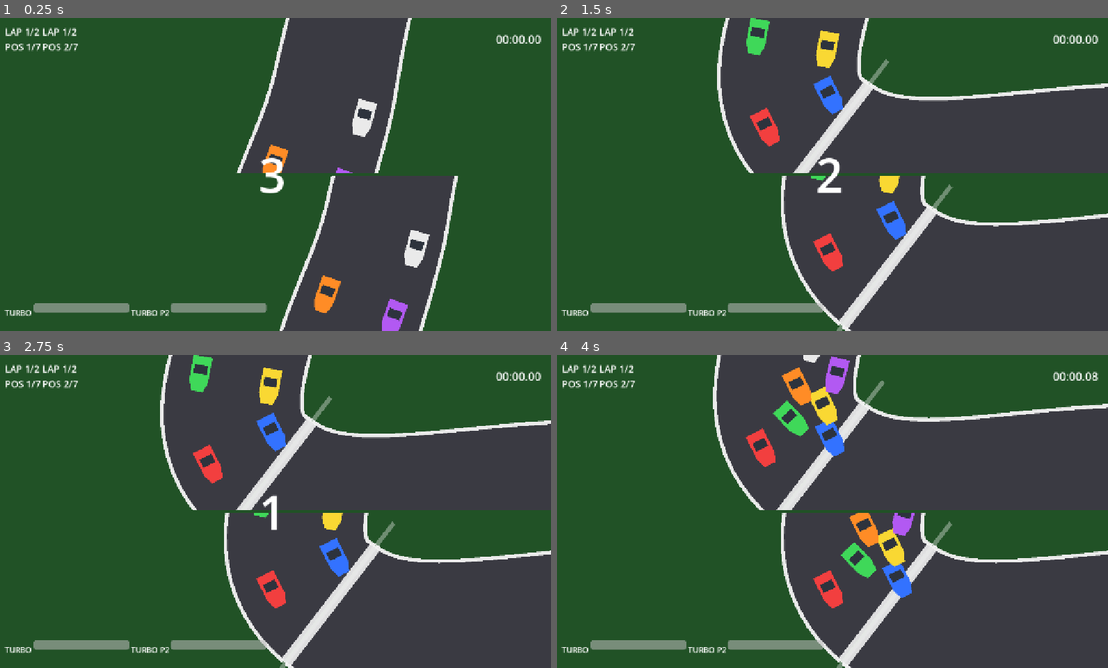
Above: before the commit, frames 1-4 (two rows, left to right).
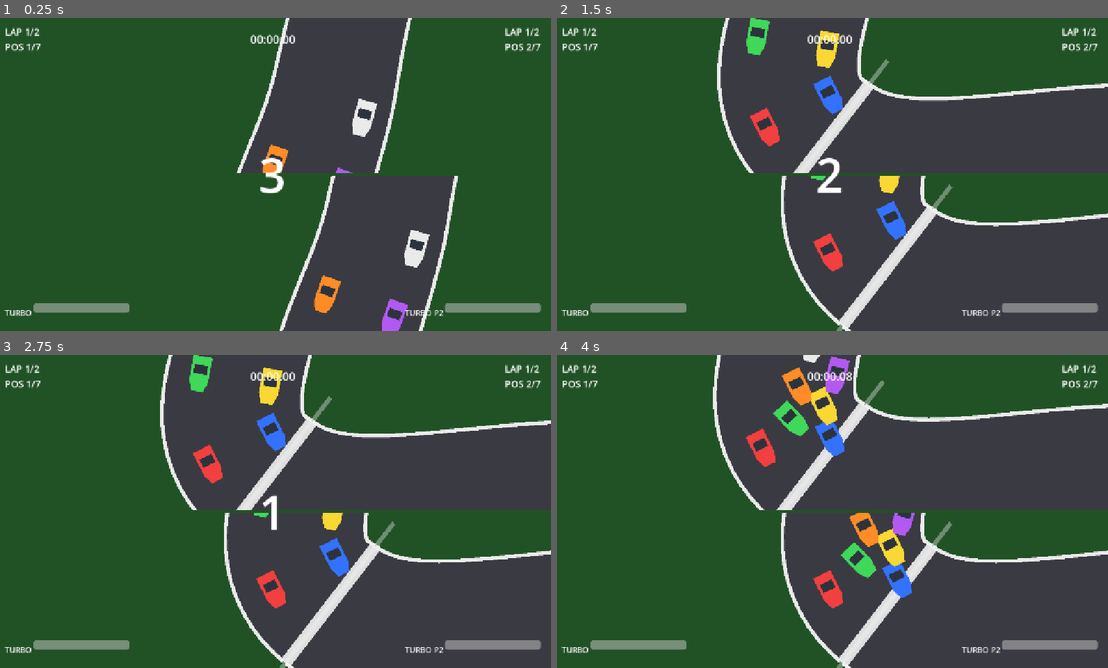
Above: after the commit, the same moments.

Repository: kalyzet/split-race
Game: Godot game, scene res://tests/race_probe.tscn
Same seed, same stepped clock (60 frames per second), same inputs: the game is played once before the commit and once after it. This scene is started directly instead of the project's main scene.
Inputs:
- Up to frame 1 (0.25 s): no input
- Up to frame 2 (1.5 s): no input
- Up to frame 3 (2.75 s): no input
- Up to frame 4 (4 s): tap Enter at 2.75 s

The runs differ from the first frame. In frame 1, 1.9% of the frame differs, in the area x 7-99%, y 3-96%; in frame 2, 1.9%; in frame 3, 1.9%; in frame 4, 1.9%.

Commit message:
docs: memberikan dokumentasi proyek dan konfigurasi .gitignore
- Tambahkan .gitignore dengan aturan untuk Godot 4, cache, ekspor, dan file sementara
- Tulis README.md lengkap dengan deskripsi game, fitur, kontrol, struktur proyek, dan panduan menjalankan
- Tambahkan screenshot gameplay layar terpisah di docs/screenshot.png
- Atur Ulang TimeLabel dan Spacer di HUD untuk posisi yang lebih baik di tengah TopBar
- Tambahkan Spacer3 di BottomBar untuk spasi P2TurboBox
- Memperjelas proses setup Godot, eksekusi baris perintah, dan pengujian headless

Diff:
--- a/scenes/ui/hud.tscn
+++ b/scenes/ui/hud.tscn
@@ -37,6 +37,20 @@
 theme_override_font_sizes/font_size = 22
 text = "POS 1/7"
 
+[node name="Spacer" type="Control" parent="Root/TopBar"]
+layout_mode = 2
+size_flags_horizontal = 3
+
+[node name="TimeLabel" type="Label" parent="Root/TopBar"]
+unique_name_in_owner = true
+layout_mode = 2
+theme_override_font_sizes/font_size = 26
+text = "00:00.00"
+
+[node name="Spacer2" type="Control" parent="Root/TopBar"]
+layout_mode = 2
+size_flags_horizontal = 3
+
 [node name="P2Box" type="VBoxContainer" parent="Root/TopBar"]
 unique_name_in_owner = true
 visible = false
@@ -53,16 +67,6 @@
 layout_mode = 2
 theme_override_font_sizes/font_size = 22
 text = "POS 1/7"
-
-[node name="Spacer" type="Control" parent="Root/TopBar"]
-layout_mode = 2
-size_flags_horizontal = 3
-
-[node name="TimeLabel" type="Label" parent="Root/TopBar"]
-unique_name_in_owner = true
-layout_mode = 2
-theme_override_font_sizes/font_size = 26
-text = "00:00.00"
 
 [node name="BottomBar" type="HBoxContainer" parent="Root"]
 anchors_preset = 12
@@ -91,6 +95,10 @@
 max_value = 100.0
 value = 100.0
 show_percentage = false
+
+[node name="Spacer3" type="Control" parent="Root/BottomBar"]
+layout_mode = 2
+size_flags_horizontal = 3
 
 [node name="P2TurboBox" type="HBoxContainer" parent="Root/BottomBar"]
 unique_name_in_owner = true
Binary file added: docs/screenshot.png
Not shown, added: .gitignore
Not shown, changed: README.md
